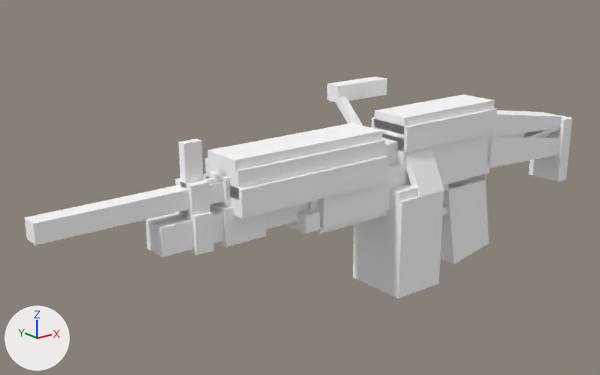
Two versions of the OBJ model crafting-dead-core/src/main/resources/assets/craftingdead/models/gun/mk48mod.obj, one commit apart.
Camera for both pictures: a camera (50 mm lens) standing at (-4.2, -4.31, 3.14) and looking at (-0.56, 0.24, 1.32). The lights are fixed; the arrows at lower left show +X, +Y and +Z. Where no turn or scale is listed for an object, it has been applied to the vertices.

The first picture shows 'Shape1', 'Shape10', 'Shape11', 'Shape16', 'Shape18', 'Shape19', 'Shape2', 'Shape20', 'Shape23', 'Shape24', 'Shape26', 'Shape27', 'Shape28', 'Shape3', 'Shape4'.
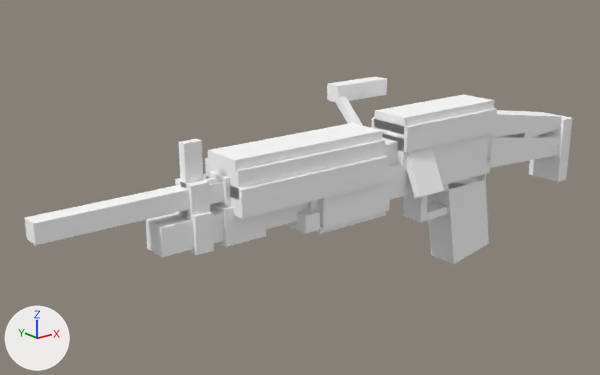
The newer file is also turned or shifted as a whole; pictures and numbers use the older file's frame.

Pixel boxes (x1, y1, x2, y2) of what changed, in the pictures (600 x 375 px):
'Shape27', deleted: before (353, 190, 444, 299)
'Shape28', deleted: before (390, 184, 418, 201)
part 1 of me_shape16, built on: before (401, 175, 480, 185); after (390, 175, 480, 200)
part 2 of me_shape20, built on: before (444, 176, 486, 191); after (422, 176, 486, 197)
part 3 of me_shape23, built on: (500, 127, 560, 138) in both
part 4 of me_shape24, built on: before (500, 129, 560, 140); after (500, 128, 560, 140)
part 5 of me_shape26, built on: before (440, 176, 486, 260); after (427, 176, 486, 260)
part 6 of me_shape30, built on: before (443, 206, 447, 215); after (403, 201, 446, 222)
part 7 of me_shape31, built on: after (403, 194, 427, 215)

The change, as a diff of the scene's bpy script:
```diff
--- a/crafting-dead-core/src/main/resources/assets/craftingdead/models/gun/mk48mod.obj.py
+++ b/crafting-dead-core/src/main/resources/assets/craftingdead/models/gun/mk48mod.obj.py
@@ me_shape16 @@
-me_shape16.from_pydata(...)  # 8 vertices, 6 faces; spans x -0.219..1.031, y -0.219..0.094, z 1.244..1.494
+me_shape16.from_pydata(...)  # 8 vertices, 12 faces; spans x -0.219..1.031, y -0.219..0.094, z 1.244..1.494
+# me_shape16 part 1
+# 6 faces are deleted
+# 12 new faces join them
 me_shape16.materials.append(mat_modelmaterial)
@@ me_shape20 @@
-me_shape20.from_pydata(...)  # 8 vertices, 6 faces; spans x 0.281..1.031, y -0.187..0.063, z 1.181..1.244
+me_shape20.from_pydata(...)  # 8 vertices, 12 faces; spans x 0.281..1.031, y -0.187..0.063, z 1.181..1.244
+# me_shape20 part 2
+# 6 faces are deleted
+# 12 new faces join them
 me_shape20.materials.append(mat_modelmaterial)
@@ me_shape23 @@
-me_shape23.from_pydata(...)  # 8 vertices, 6 faces; spans x 1.0..2.017, y -0.187..0.063, z 1.381..1.723
+me_shape23.from_pydata(...)  # 8 vertices, 12 faces; spans x 1.0..2.017, y -0.187..0.063, z 1.381..1.723
+# me_shape23 part 3
+# 6 faces are deleted
+# 12 new faces join them
 me_shape23.materials.append(mat_modelmaterial)
@@ me_shape24 @@
-me_shape24.from_pydata(...)  # 8 vertices, 6 faces; spans x 0.926..2.062, y -0.187..0.063, z 1.219..1.528
+me_shape24.from_pydata(...)  # 8 vertices, 12 faces; spans x 0.926..2.062, y -0.187..0.063, z 1.219..1.528
+# me_shape24 part 4
+# 6 faces are deleted
+# 12 new faces join them
 me_shape24.materials.append(mat_modelmaterial)
@@ me_shape26 @@
-me_shape26.from_pydata(...)  # 8 vertices, 6 faces; spans x 0.569..1.13, y -0.187..0.063, z 0.523..1.337
+me_shape26.from_pydata(...)  # 8 vertices, 12 faces; spans x 0.569..1.13, y -0.187..0.063, z 0.523..1.337
+# me_shape26 part 5
+# 6 faces are deleted
+# 12 new faces join them
 me_shape26.materials.append(mat_modelmaterial)
@@ me_shape30 @@
-me_shape30.from_pydata(...)  # 8 vertices, 6 faces; spans x 0.312..0.625, y -0.156..0.031, z 0.962..1.025
+me_shape30.from_pydata(...)  # 8 vertices, 12 faces; spans x 0.312..0.625, y -0.156..0.031, z 0.962..1.025
+# me_shape30 part 6
+# 6 faces are deleted
+# 12 new faces join them
 me_shape30.materials.append(mat_modelmaterial)
@@ me_shape31 @@
-me_shape31.from_pydata(...)  # 8 vertices, 6 faces; spans x 0.312..0.375, y -0.156..0.031, z 1.025..1.212
+me_shape31.from_pydata(...)  # 8 vertices, 12 faces; spans x 0.312..0.375, y -0.156..0.031, z 1.025..1.212
+# me_shape31 part 7
+# 6 faces are deleted
+# 12 new faces join them
 me_shape31.materials.append(mat_modelmaterial)
@@ ob_shape27 @@
-ob_shape27 = bpy.data.objects.new('Shape27', me_shape27)
@@ ob_shape28 @@
-ob_shape28 = bpy.data.objects.new('Shape28', me_shape28)
```
